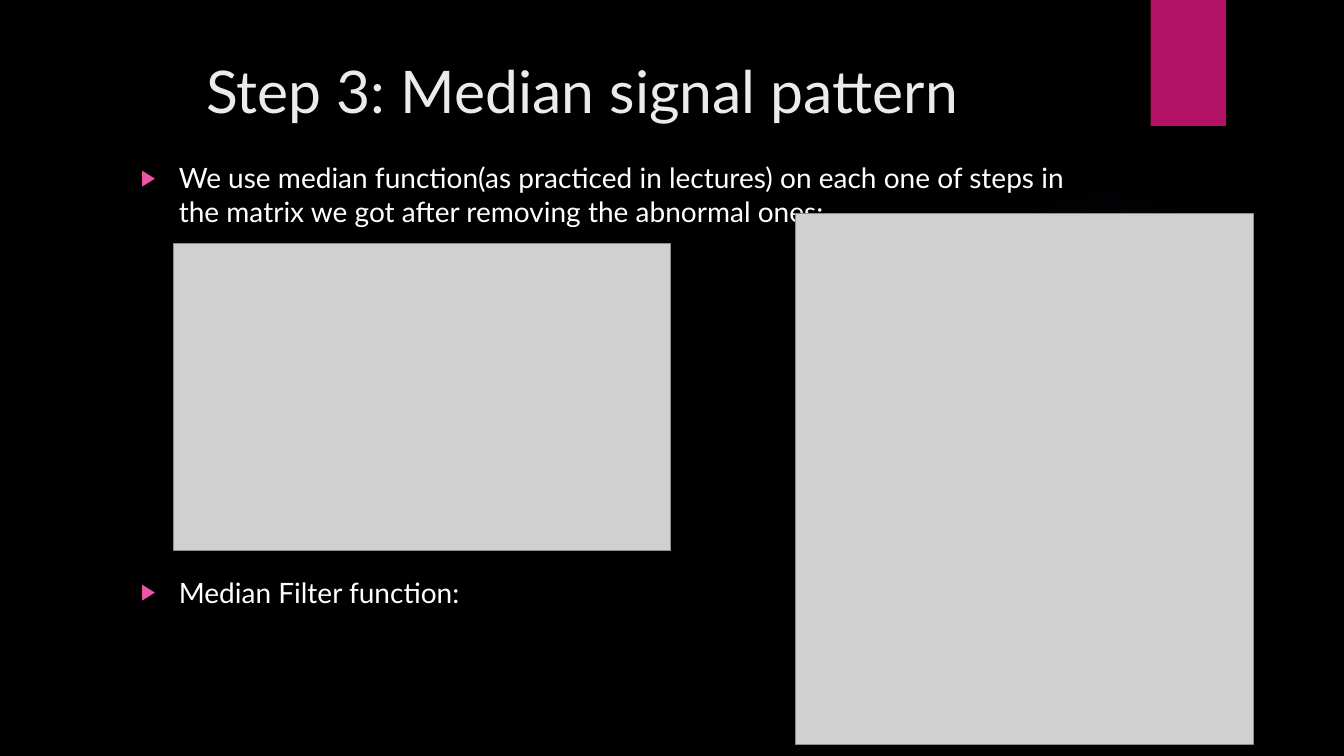
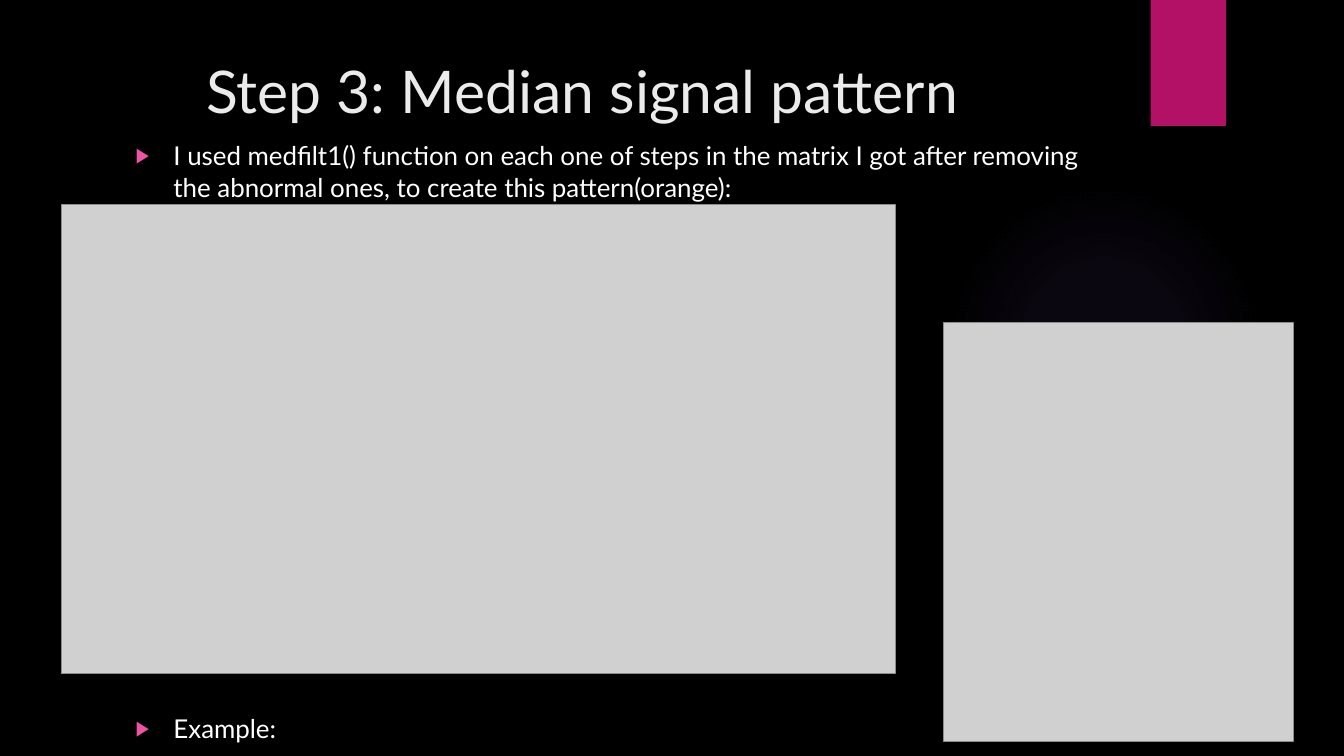
Before and after one commit to Omri110/Gyroscope-step-modeling--Matlab, a slide deck: slide 13 of Project_Presentation.pptx (slide 12 before the commit). Drawn at 1344x756 pixels with LibreOffice and Linux fonts; fonts in the diff are those of the drawing; grey boxes stand for pictures; background and template pictures are left out. Boxes give left, top, right and bottom in pixels: in the first picture for what was removed or moved away, otherwise in the second. Text is boxed around its words. In the diff, an @@ line names an element or a change of style, - is before the commit and + after.

Commit message:
project about IMU Data steps analyzing

```diff
--- a/Project_Presentation.pptx
+++ b/Project_Presentation.pptx
@@ text at box(173, 145, 1079, 743): text changed; size 20 to 18.5 pt @@
-▶ We use median function(as practiced in lectures) on each one of steps in the matrix we got after removing the abnormal ones:
-▶ Median Filter function:
+▶ I used medfilt1() function on each one of steps in the matrix I got after removing the abnormal ones, to create this pattern(orange):
+▶ Example:
@@ picture added at box(62, 205, 895, 675) @@
@@ picture removed at box(173, 244, 670, 552) @@
@@ picture: place and size @@
-picture at box(797, 214, 1254, 745)
+picture at box(944, 323, 1294, 742)
```
Also in this commit, not shown: 4 other slides changed, 4 slides added, 49 other files.
